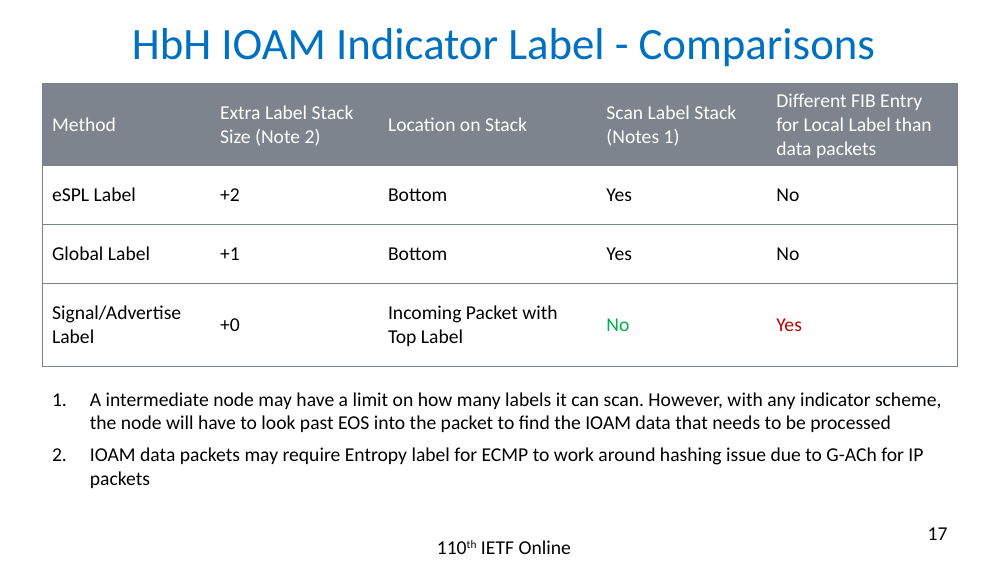
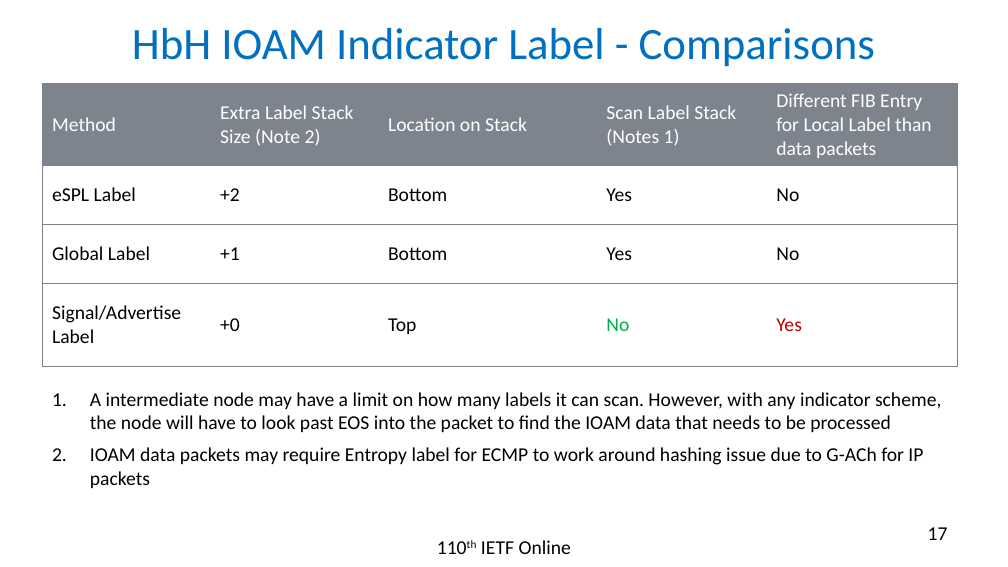
Before and after one commit to rakgandhi/ietf-slides, a slide deck: slide 17 of draft-gandhi-mpls-ioam-sr-06.pptx. Drawn at 1008x567 pixels with LibreOffice and Linux fonts; fonts in the diff are those of the drawing. Boxes give left, top, right and bottom in pixels: in the first picture for what was removed or moved away, otherwise in the second. Text is boxed around its words. In the diff, an @@ line names an element or a change of style, - is before the commit and + after.

```diff
--- a/draft-gandhi-mpls-ioam-sr-06.pptx
+++ b/draft-gandhi-mpls-ioam-sr-06.pptx
@@ table at (x1=42, y1=84, x2=960, y2=365) @@
-row 4, column 3: Incoming Packet with Top Label
+row 4, column 3: Top
```
Also in this commit, not shown: 6 other slides changed, 1 other file.
